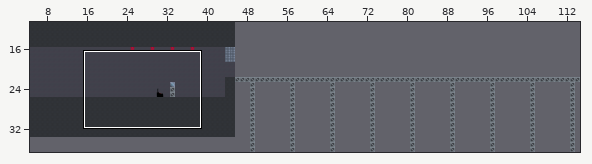
A Tiled map gets an edit: maps/cutscene1.tmx. Above, an overview of the earlier version with the close-up marked.
Close-up. Earlier state:
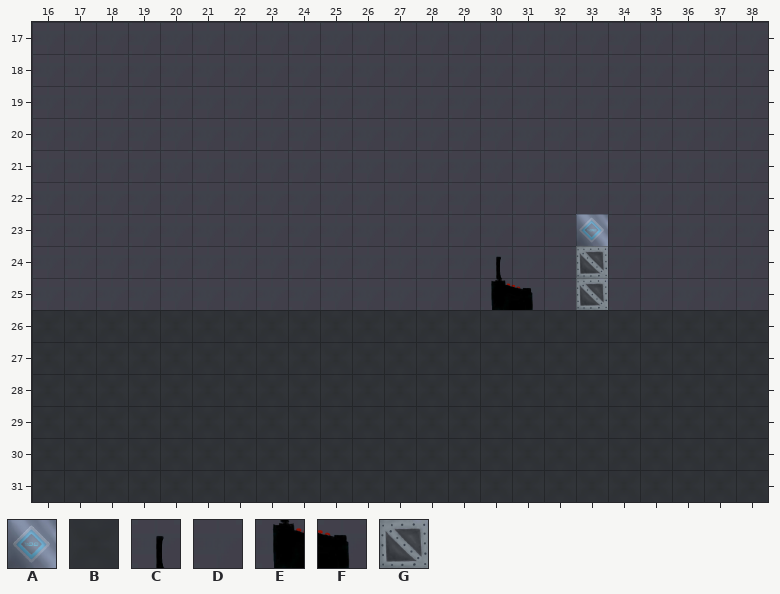
Cells are 128x128 px. Shown: x 16..38, y 17..31.
Key: from "scifi_platformTiles_32x32": A 0, B 1, C 3, D 4, E 9, F 10, G 12.
_ is an empty cell.
Layer "Tile Layer 1" before, first column x 16:
17 DDDDDDDDDDDDDDDDDDDDDDD
18 DDDDDDDDDDDDDDDDDDDDDDD
19 DDDDDDDDDDDDDDDDDDDDDDD
20 DDDDDDDDDDDDDDDDDDDDDDD
21 DDDDDDDDDDDDDDDDDDDDDDD
22 DDDDDDDDDDDDDDDDDDDDDDD
23 DDDDDDDDDDDDDDDDDADDDDD
24 DDDDDDDDDDDDDDCDDGDDDDD
25 DDDDDDDDDDDDDDEFDGDDDDD
26 BBBBBBBBBBBBBBBBBBBBBBB
27 BBBBBBBBBBBBBBBBBBBBBBB
28 BBBBBBBBBBBBBBBBBBBBBBB
29 BBBBBBBBBBBBBBBBBBBBBBB
30 BBBBBBBBBBBBBBBBBBBBBBB
31 BBBBBBBBBBBBBBBBBBBBBBB
Now the later version:
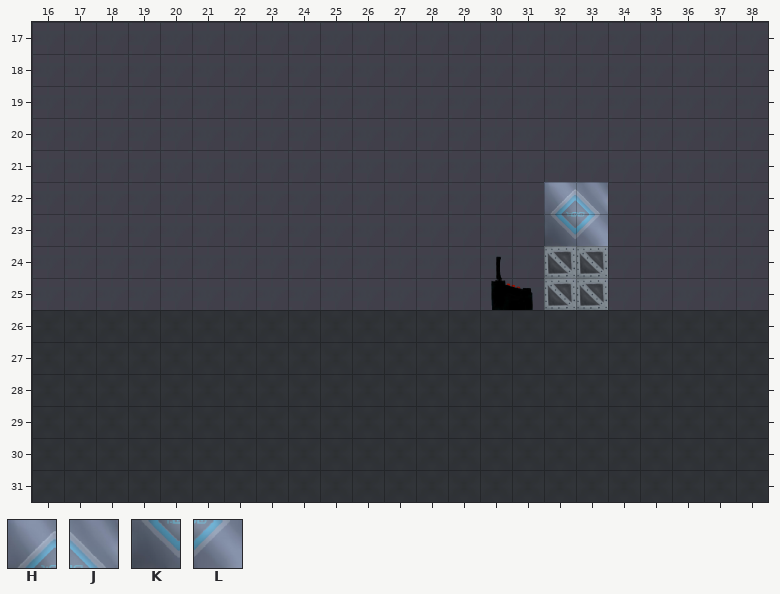
Further tiles: from "scifi_platformTiles_32x32": H 16, J 17, K 22, L 23.
Diff:
Changed rows in their new state; . is an unchanged cell.
Layer "Tile Layer 1":
first column x 32:
22 HJ
23 KL
24 G.
25 G.
Changed places in both close-ups, as pixel boxes (x1, y1, x2, y2):
changed: (544, 182, 608, 310)
